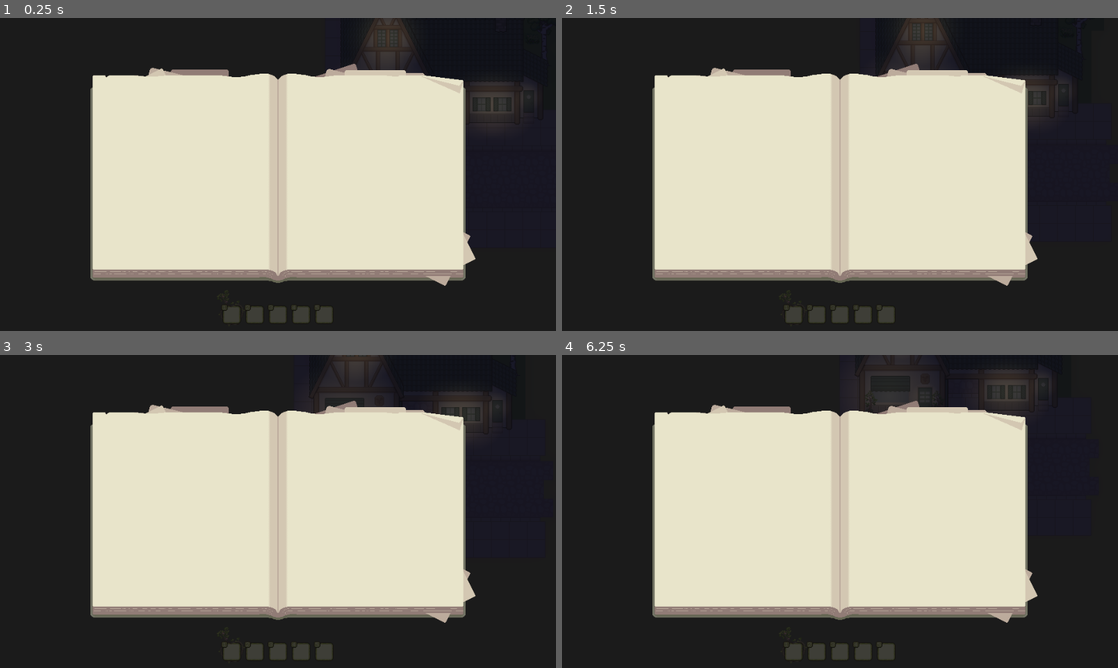
Above: before the commit, frames 1-4 (two rows, left to right).
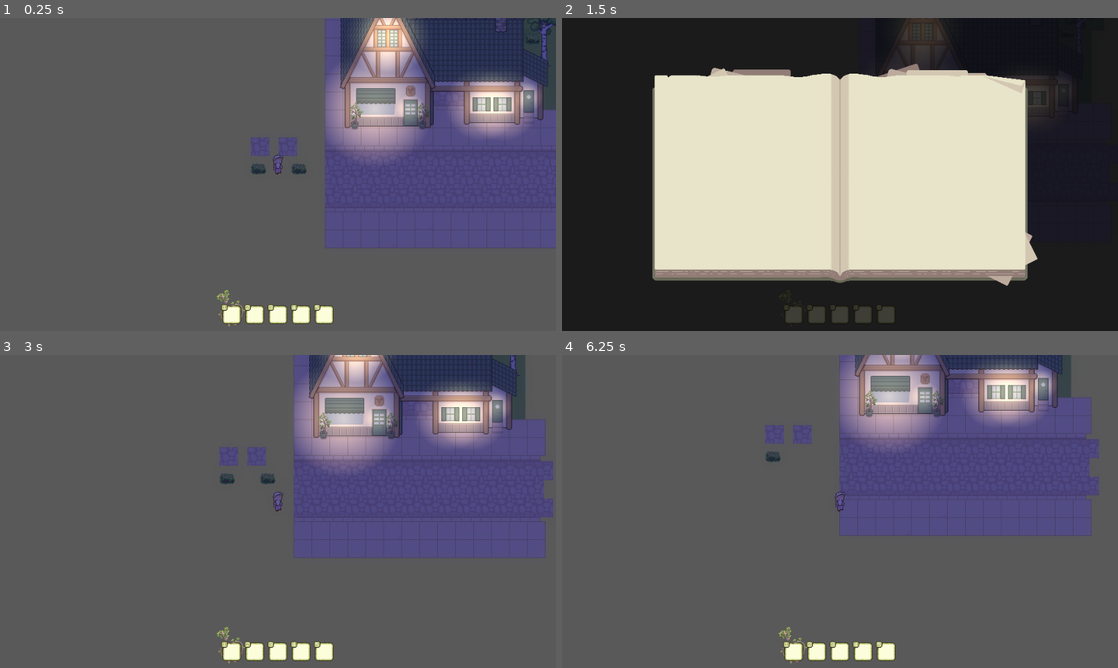
Above: after the commit, the same moments.

Repository: Jelmerrr/Flask-and-Fortune
Game: Godot game, scene res://Scenes/UtilScenes/VisualHandler.tscn
Same seed, same stepped clock (60 frames per second), same inputs: the game is played once before the commit and once after it.
Inputs (mouse positions are in pixels of both pictures, inside the frame that each line leads up to):
- Up to frame 1 (0.25 s): no input
- Up to frame 2 (1.5 s): tap Enter at 0.5 s; move the mouse to (1106, 24) at 0.52 s; hold D (move_right) 0.53-1.28 s; tap G (Open_Grimoire, bound only after the commit) at 0.6 s; click (1106, 24) at 0.67 s; move the mouse to (795, 168) at 1.27 s; hold S (move_down) from 1.28 s (still down); tap C (OpenCraftingUI) at 1.35 s; click (795, 168) at 1.42 s
- Up to frame 3 (3 s): tap G (Open_Grimoire, bound only after the commit) at 1.55, 2.1, 2.85 s; move the mouse to (272, 480) at 2.02 s; release S (move_down) at 2.03 s; hold D (move_right) 2.03-2.78 s; click (272, 480) at 2.17 s; tap Space at 2.75 s; move the mouse to (250, 574) at 2.77 s; hold W (move_up) from 2.78 s (still down); click (250, 574) at 2.92 s
- Up to frame 4 (6.25 s): tap Enter at 3.5, 5 s; move the mouse to (1006, 558) at 3.52 s; release W (move_up) at 3.53 s; hold A (move_left) 3.53-5.03 s; tap C (OpenCraftingUI) at 3.6, 5.85 s; click (1006, 558) at 3.67 s; tap G (Open_Grimoire, bound only after the commit) at 3.8, 4.35, 5.1, 6.05 s; tap Space at 4.25 s; move the mouse to (673, 464) at 4.27 s; click (673, 464) at 4.42 s; move the mouse to (867, 511) at 5.02 s; hold S (move_down) 5.03-5.78 s; click (867, 511) at 5.17 s; move the mouse to (756, 433) at 5.77 s; hold D (move_right) from 5.78 s (still down); click (756, 433) at 5.92 s

The runs differ from the first frame. In frame 1, 99% of the frame differs, in the area x 0-100%, y 0-100%; in frame 2, nothing differs; in frame 3, 99%; in frame 4, 99%.

Commit message:
Added new audioevent handler

Diff:
--- /dev/null
+++ b/Resources/Audio/AudioEventResource.gd
@@ -0,0 +1,13 @@
+extends Resource
+
+class_name AudioEvent
+
+@export var eventName: String
+@export var eventType: UtilsGlobalEnums.audioEventTypes
+@export var audioFile: Array[AudioStreamWAV]
+@export var usesRandomizedOffset: bool
+@export var randomizedOffsetRange: Vector2
+@export var offsetOverride: float
+@export var doesFade: bool
+@export var fadeInTime: float
+@export var fadeOutTime: float
--- /dev/null
+++ b/Resources/Audio/Resource Files/GrimoirePageTurnAudioEvent.tres
@@ -0,0 +1,16 @@
+[gd_resource type="Resource" script_class="AudioEvent" format=3 uid="uid://4ap0gofrn21a"]
+
+[ext_resource type="AudioStream" uid="uid://byd73s7oumfgn" path="res://Assets/Audio/SFX/UI/Grimoire/Page Turn/PageTurnSFXOneShot1.wav" id="1_5k1f6"]
+[ext_resource type="AudioStream" uid="uid://byrsm1y33i8ps" path="res://Assets/Audio/SFX/UI/Grimoire/Page Turn/PageTurnSFXOneShot2.wav" id="2_3pe8w"]
+[ext_resource type="AudioStream" uid="uid://bdfpgmqjniqpw" path="res://Assets/Audio/SFX/UI/Grimoire/Page Turn/PageTurnSFXOneShot3.wav" id="3_5ggu4"]
+[ext_resource type="AudioStream" uid="uid://dfl1m5l7kvbio" path="res://Assets/Audio/SFX/UI/Grimoire/Page Turn/PageTurnSFXOneShot4.wav" id="4_3fwky"]
+[ext_resource type="AudioStream" uid="uid://bxc6gpoxnlda1" path="res://Assets/Audio/SFX/UI/Grimoire/Page Turn/PageTurnSFXOneShot5.wav" id="5_6jmkm"]
+[ext_resource type="AudioStream" uid="uid://dk6bb2g7naq1q" path="res://Assets/Audio/SFX/UI/Grimoire/Page Turn/PageTurnSFXOneShot6.wav" id="6_hewm3"]
+[ext_resource type="AudioStream" uid="uid://c8j53bimsptx4" path="res://Assets/Audio/SFX/UI/Grimoire/Page Turn/PageTurnSFXOneShot7.wav" id="7_vavdf"]
+[ext_resource type="Script" uid="uid://egn01xe1tpij" path="res://Resources/Audio/AudioEventResource.gd" id="8_xwn7r"]
+
+[resource]
+script = ExtResource("8_xwn7r")
+eventName = "GrimoirePageTurn"
+audioFile = Array[AudioStreamWAV]([ExtResource("1_5k1f6"), ExtResource("2_3pe8w"), ExtResource("3_5ggu4"), ExtResource("4_3fwky"), ExtResource("5_6jmkm"), ExtResource("6_hewm3"), ExtResource("7_vavdf")])
+metadata/_custom_type_script = "uid://egn01xe1tpij"
--- a/Scenes/UI/HudUIScene.tscn
+++ b/Scenes/UI/HudUIScene.tscn
@@ -4,6 +4,7 @@
 [ext_resource type="Texture2D" uid="uid://cuyxnujrd0mbu" path="res://Assets/UI/Hud/ItemHUDUnselected.png" id="2_mmgws"]
 [ext_resource type="FontFile" uid="uid://ciifp5ccg1w66" path="res://Assets/Fonts/m5x7.ttf" id="2_u3v1i"]
 [ext_resource type="Texture2D" uid="uid://cwhypu008ey84" path="res://Assets/UI/Hud/PlayerUISprite.png" id="4_u3v1i"]
+[ext_resource type="Script" uid="uid://brr6c7nhbtf8n" path="res://Scripts/UI/CraftingUIController.gd" id="5_v4b62"]
 
 [sub_resource type="StyleBoxEmpty" id="StyleBoxEmpty_rub1x"]
 
@@ -29,7 +30,7 @@
 mouse_filter = 2
 theme_override_styles/panel = SubResource("StyleBoxEmpty_rub1x")
 
-[node name="Global UI Margin" type="MarginContainer" parent="Screen Panel Container" unique_id=1521590749]
+[node name="Quickslot HUD Margin" type="MarginContainer" parent="Screen Panel Container" unique_id=1521590749]
 layout_mode = 2
 mouse_filter = 2
 theme_override_constants/margin_left = 8
@@ -37,34 +38,34 @@
 theme_override_constants/margin_right = 8
 theme_override_constants/margin_bottom = 8
 
-[node name="Item Slot VBox Container" type="VBoxContainer" parent="Screen Panel Container/Global UI Margin" unique_id=1259705023]
+[node name="Item Slot VBox Container" type="VBoxContainer" parent="Screen Panel Container/Quickslot HUD Margin" unique_id=1259705023]
 layout_mode = 2
 mouse_filter = 2
 
-[node name="Item Slot Negative Space" type="PanelContainer" parent="Screen Panel Container/Global UI Margin/Item Slot VBox Container" unique_id=2075236482]
+[node name="Item Slot Negative Space" type="PanelContainer" parent="Screen Panel Container/Quickslot HUD Margin/Item Slot VBox Container" unique_id=2075236482]
 layout_mode = 2
 size_flags_vertical = 3
 mouse_filter = 2
 theme_override_styles/panel = SubResource("StyleBoxEmpty_fno7v")
 
-[node name="Item Slots Container" type="HBoxContainer" parent="Screen Panel Container/Global UI Margin/Item Slot VBox Container" unique_id=5968540]
+[node name="Item Slots Container" type="HBoxContainer" parent="Screen Panel Container/Quickslot HUD Margin/Item Slot VBox Container" unique_id=5968540]
 layout_mode = 2
 size_flags_horizontal = 4
 mouse_filter = 2
 theme_override_constants/separation = -24
 script = ExtResource("1_mmgws")
 
-[node name="Slot 1" type="PanelContainer" parent="Screen Panel Container/Global UI Margin/Item Slot VBox Container/Item Slots Container" unique_id=934843000]
+[node name="Slot 1" type="PanelContainer" parent="Screen Panel Container/Quickslot HUD Margin/Item Slot VBox Container/Item Slots Container" unique_id=934843000]
 layout_mode = 2
 mouse_filter = 2
 theme_override_styles/panel = SubResource("StyleBoxEmpty_fc48a")
 
-[node name="Slot 1 Texture" type="TextureRect" parent="Screen Panel Container/Global UI Margin/Item Slot VBox Container/Item Slots Container/Slot 1" unique_id=1637661636]
+[node name="Slot 1 Texture" type="TextureRect" parent="Screen Panel Container/Quickslot HUD Margin/Item Slot VBox Container/Item Slots Container/Slot 1" unique_id=1637661636]
 layout_mode = 2
 mouse_filter = 2
 texture = ExtResource("2_mmgws")
 
-[node name="RichTextLabel" type="RichTextLabel" parent="Screen Panel Container/Global UI Margin/Item Slot VBox Container/Item Slots Container/Slot 1/Slot 1 Texture" unique_id=683945683]
+[node name="RichTextLabel" type="RichTextLabel" parent="Screen Panel Container/Quickslot HUD Margin/Item Slot VBox Container/Item Slots Container/Slot 1/Slot 1 Texture" unique_id=683945683]
 layout_mode = 0
 offset_left = 14.0
 offset_top = 24.0
@@ -77,17 +78,17 @@
 horizontal_alignment = 1
 vertical_alignment = 1
 
-[node name="Slot 2" type="PanelContainer" parent="Screen Panel Container/Global UI Margin/Item Slot VBox Container/Item Slots Container" unique_id=1557625070]
+[node name="Slot 2" type="PanelContainer" parent="Screen Panel Container/Quickslot HUD Margin/Item Slot VBox Container/Item Slots Container" unique_id=1557625070]
 layout_mode = 2
 mouse_filter = 2
 theme_override_styles/panel = SubResource("StyleBoxEmpty_fc48a")
 
-[node name="Slot 2 Texture" type="TextureRect" parent="Screen Panel Container/Global UI Margin/Item Slot VBox Container/Item Slots Container/Slot 2" unique_id=1400124542]
+[node name="Slot 2 Texture" type="TextureRect" parent="Screen Panel Container/Quickslot HUD Margin/Item Slot VBox Container/Item Slots Container/Slot 2" unique_id=1400124542]
 layout_mode = 2
 mouse_filter = 2
 texture = ExtResource("2_mmgws")
 
-[node name="RichTextLabel" type="RichTextLabel" parent="Screen Panel Container/Global UI Margin/Item Slot VBox Container/Item Slots Container/Slot 2/Slot 2 Texture" unique_id=121758619]
+[node name="RichTextLabel" type="RichTextLabel" parent="Screen Panel Container/Quickslot HUD Margin/Item Slot VBox Container/Item Slots Container/Slot 2/Slot 2 Texture" unique_id=121758619]
 layout_mode = 0
 offset_left = 14.0
 offset_top = 24.0
@@ -100,17 +101,17 @@
 horizontal_alignment = 1
 vertical_alignment = 1
 
-[node name="Slot 3" type="PanelContainer" parent="Screen Panel Container/Global UI Margin/Item Slot VBox Container/Item Slots Container" unique_id=101710018]
+[node name="Slot 3" type="PanelContainer" parent="Screen Panel Container/Quickslot HUD Margin/Item Slot VBox Container/Item Slots Container" unique_id=101710018]
 layout_mode = 2
 mouse_filter = 2
 theme_override_styles/panel = SubResource("StyleBoxEmpty_fc48a")
 
-[node name="Slot 3 Texture" type="TextureRect" parent="Screen Panel Container/Global UI Margin/Item Slot VBox Container/Item Slots Container/Slot 3" unique_id=1077228102]
+[node name="Slot 3 Texture" type="TextureRect" parent="Screen Panel Container/Quickslot HUD Margin/Item Slot VBox Container/Item Slots Container/Slot 3" unique_id=1077228102]
 layout_mode = 2
 mouse_filter = 2
 texture = ExtResource("2_mmgws")
 
-[node name="RichTextLabel" type="RichTextLabel" parent="Screen Panel Container/Global UI Margin/Item Slot VBox Container/Item Slots Container/Slot 3/Slot 3 Texture" unique_id=2139092310]
+[node name="RichTextLabel" type="RichTextLabel" parent="Screen Panel Container/Quickslot HUD Margin/Item Slot VBox Container/Item Slots Container/Slot 3/Slot 3 Texture" unique_id=2139092310]
 layout_mode = 0
 offset_left = 14.0
 offset_top = 24.0
@@ -123,17 +124,17 @@
 horizontal_alignment = 1
 vertical_alignment = 1
 
-[node name="Slot 4" type="PanelContainer" parent="Screen Panel Container/Global UI Margin/Item Slot VBox Container/Item Slots Container" unique_id=1713869594]
+[node name="Slot 4" type="PanelContainer" parent="Screen Panel Container/Quickslot HUD Margin/Item Slot VBox Container/Item Slots Container" unique_id=1713869594]
 layout_mode = 2
 mouse_filter = 2
 theme_override_styles/panel = SubResource("StyleBoxEmpty_fc48a")
 
-[node name="Slot 4 Texture" type="TextureRect" parent="Screen Panel Container/Global UI Margin/Item Slot VBox Container/Item Slots Container/Slot 4" unique_id=636967345]
+[node name="Slot 4 Texture" type="TextureRect" parent="Screen Panel Container/Quickslot HUD Margin/Item Slot VBox Container/Item Slots Container/Slot 4" unique_id=636967345]
 layout_mode = 2
 mouse_filter = 2
 texture = ExtResource("2_mmgws")
 
-[node name="RichTextLabel" type="RichTextLabel" parent="Screen Panel Container/Global UI Margin/Item Slot VBox Container/Item Slots Container/Slot 4/Slot 4 Texture" unique_id=1864748725]
+[node name="RichTextLabel" type="RichTextLabel" parent="Screen Panel Container/Quickslot HUD Margin/Item Slot VBox Container/Item Slots Container/Slot 4/Slot 4 Texture" unique_id=1864748725]
 layout_mode = 0
 offset_left = 14.0
 offset_top = 24.0
@@ -146,17 +147,17 @@
 horizontal_alignment = 1
 vertical_alignment = 1
 
-[node name="Slot 5" type="PanelContainer" parent="Screen Panel Container/Global UI Margin/Item Slot VBox Container/Item Slots Container" unique_id=736841646]
+[node name="Slot 5" type="PanelContainer" parent="Screen Panel Container/Quickslot HUD Margin/Item Slot VBox Container/Item Slots Container" unique_id=736841646]
 layout_mode = 2
 mouse_filter = 2
 theme_override_styles/panel = SubResource("StyleBoxEmpty_fc48a")
 
-[node name="Slot 5 Texture" type="TextureRect" parent="Screen Panel Container/Global UI Margin/Item Slot VBox Container/Item Slots Container/Slot 5" unique_id=441101308]
+[node name="Slot 5 Texture" type="TextureRect" parent="Screen Panel Container/Quickslot HUD Margin/Item Slot VBox Container/Item Slots Container/Slot 5" unique_id=441101308]
 layout_mode = 2
 mouse_filter = 2
 texture = ExtResource("2_mmgws")
 
-[node name="RichTextLabel" type="RichTextLabel" parent="Screen Panel Container/Global UI Margin/Item Slot VBox Container/Item Slots Container/Slot 5/Slot 5 Texture" unique_id=197669509]
+[node name="RichTextLabel" type="RichTextLabel" parent="Screen Panel Container/Quickslot HUD Margin/Item Slot VBox Container/Item Slots Container/Slot 5/Slot 5 Texture" unique_id=197669509]
 layout_mode = 0
 offset_left = 14.0
 offset_top = 24.0
@@ -169,8 +170,22 @@
 horizontal_alignment = 1
 vertical_alignment = 1
 
-[node name="TextureRect" type="TextureRect" parent="." unique_id=158748279]
-layout_mode = 0
-offset_right = 40.0
-offset_bottom = 40.0
+[node name="Inventory BG Rect" type="TextureRect" parent="Screen Panel Container" unique_id=1780756334]
+visible = false
+z_index = 1
+layout_mode = 2
+mouse_filter = 2
 texture = ExtResource("4_u3v1i")
+script = ExtResource("5_v4b62")
+
+[node name="Inventory Margin" type="MarginContainer" parent="Screen Panel Container/Inventory BG Rect" unique_id=85099389]
+layout_mode = 1
+anchors_preset = 15
+anchor_right = 1.0
+anchor_bottom = 1.0
+grow_horizontal = 2
+grow_vertical = 2
+theme_override_constants/margin_left = 8
+theme_override_constants/margin_top = 8
+theme_override_constants/margin_right = 8
+theme_override_constants/margin_bottom = 8
--- a/Scripts/Audio/AudioMasterController.gd
+++ b/Scripts/Audio/AudioMasterController.gd
@@ -58,3 +58,7 @@
 		if player.stream == AudioFile:
 			return true
 	return false
+
+func playEvent(event: AudioEvent):
+	if event.eventType == UtilsGlobalEnums.audioEventTypes.SFX:
+		PlaySFX(event.audioFile[randi_range(0, event.audioFile.size() - 1)], event.offsetOverride, event.fadeInTime)
--- a/Scripts/CoreUtils/Globals/UtilsGlobalEnums.gd
+++ b/Scripts/CoreUtils/Globals/UtilsGlobalEnums.gd
@@ -36,3 +36,8 @@
 	Autumn,
 	Winter,
 }
+
+enum audioEventTypes{
+	SFX,
+	Music,
+}
--- /dev/null
+++ b/Scripts/UI/CraftingUIController.gd
@@ -0,0 +1,16 @@
+extends TextureRect
+
+
+# Called when the node enters the scene tree for the first time.
+func _ready() -> void:
+	pass # Replace with function body.
+
+
+# Called every frame. 'delta' is the elapsed time since the previous frame.
+func _process(delta: float) -> void:
+	if self.visible: mouse_filter = Control.MOUSE_FILTER_IGNORE
+	else: mouse_filter = Control.MOUSE_FILTER_PASS
+
+	if Input.is_action_just_pressed("Open_Grimoire"):
+		self.visible = !self.visible
+		AudioController.playEvent(preload("uid://4ap0gofrn21a"))
--- a/project.godot
+++ b/project.godot
@@ -107,6 +107,11 @@
 "events": [Object(InputEventKey,"resource_local_to_scene":false,"resource_name":"","device":-1,"window_id":0,"alt_press …(191 unchanged characters)…
 ]
 }
+Open_Grimoire={
+"deadzone": 0.2,
+"events": [Object(InputEventKey,"resource_local_to_scene":false,"resource_name":"","device":-1,"window_id":0,"alt_pressed":false,"shift_pressed":false,"ctrl_pressed":false,"meta_pressed":false,"pressed":false,"keycode":0,"physical_keycode":71,"key_label":0,"unicode":103,"location":0,"echo":false,"script":null)
+]
+}
 
 [rendering]
 
Not shown, added: Assets/Audio/SFX/UI/Grimoire/Page Turn/PageTurnSFXOneShot1.wav.import
Not shown, added: Assets/Audio/SFX/UI/Grimoire/Page Turn/PageTurnSFXOneShot2.wav.import
Not shown, added: Assets/Audio/SFX/UI/Grimoire/Page Turn/PageTurnSFXOneShot3.wav.import
Not shown, added: Assets/Audio/SFX/UI/Grimoire/Page Turn/PageTurnSFXOneShot4.wav.import
Not shown, added: Assets/Audio/SFX/UI/Grimoire/Page Turn/PageTurnSFXOneShot5.wav.import
Not shown, added: Assets/Audio/SFX/UI/Grimoire/Page Turn/PageTurnSFXOneShot6.wav.import
Not shown, added: Assets/Audio/SFX/UI/Grimoire/Page Turn/PageTurnSFXOneShot7.wav.import
Not shown, added: Resources/Audio/AudioEventResource.gd.uid
Not shown, added: Scripts/UI/CraftingUIController.gd.uid
Not shown, added: Assets/Audio/SFX/UI/Grimoire/Page Turn/PageTurnSFXOneShot1.wav
Not shown, added: Assets/Audio/SFX/UI/Grimoire/Page Turn/PageTurnSFXOneShot2.wav
Not shown, added: Assets/Audio/SFX/UI/Grimoire/Page Turn/PageTurnSFXOneShot3.wav
(and 4 more such lines)
